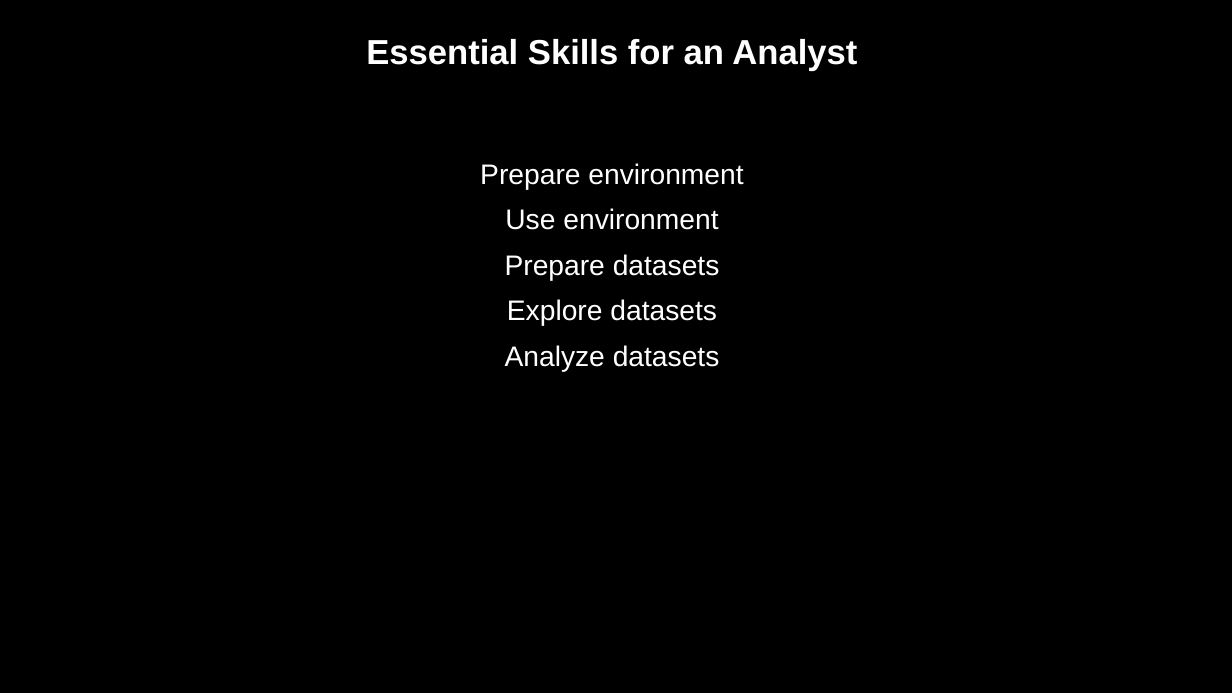
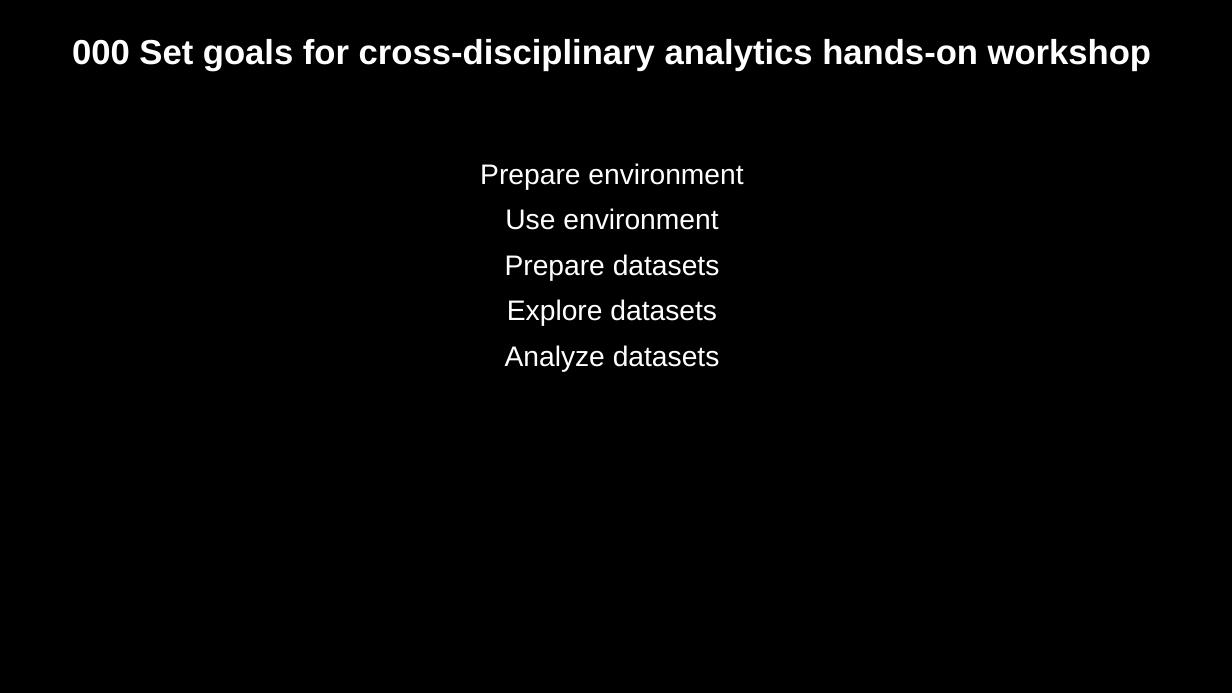
Before and after one commit to crosscompute/analytical-tutorials, a slide deck: slide 11 of slides/CrossDisciplinaryAnalyticsWithPython.odp. Drawn at 1232x693 pixels with LibreOffice and Linux fonts; fonts in the diff are those of the drawing. Boxes give left, top, right and bottom in pixels: in the first picture for what was removed or moved away, otherwise in the second. Text is boxed around its words. In the diff, an @@ line names an element or a change of style, - is before the commit and + after.

```diff
--- a/slides/CrossDisciplinaryAnalyticsWithPython.odp
+++ b/slides/CrossDisciplinaryAnalyticsWithPython.odp
@@ title at <box>72,39,1151,71</box>: text changed @@
-Essential Skills for an Analyst
+000 Set goals for cross-disciplinary analytics hands-on workshop
```
Also in this commit, not shown: 20 other slides changed, 5 slides added, 6 slides removed, 22 other files.
